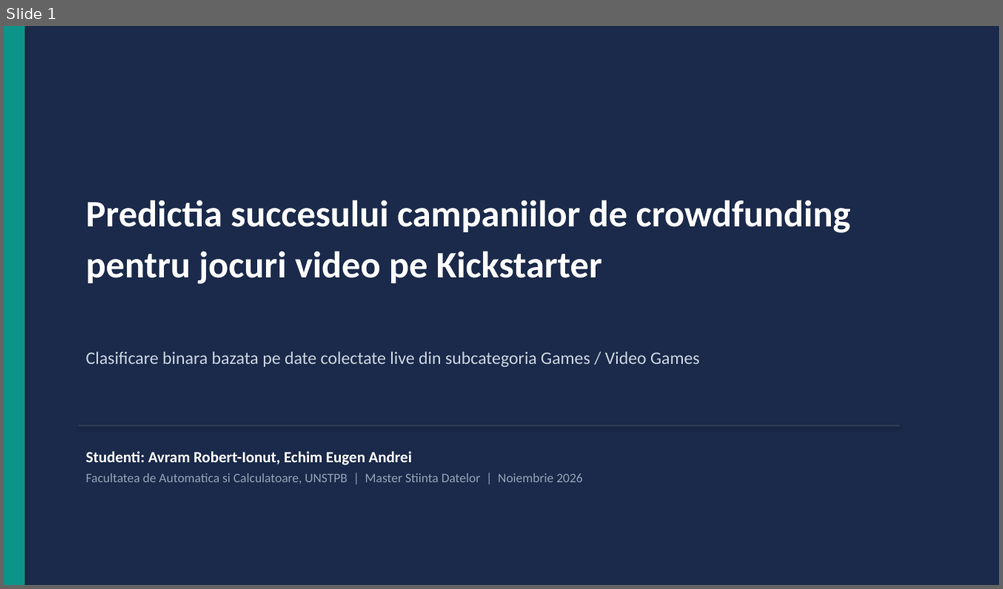
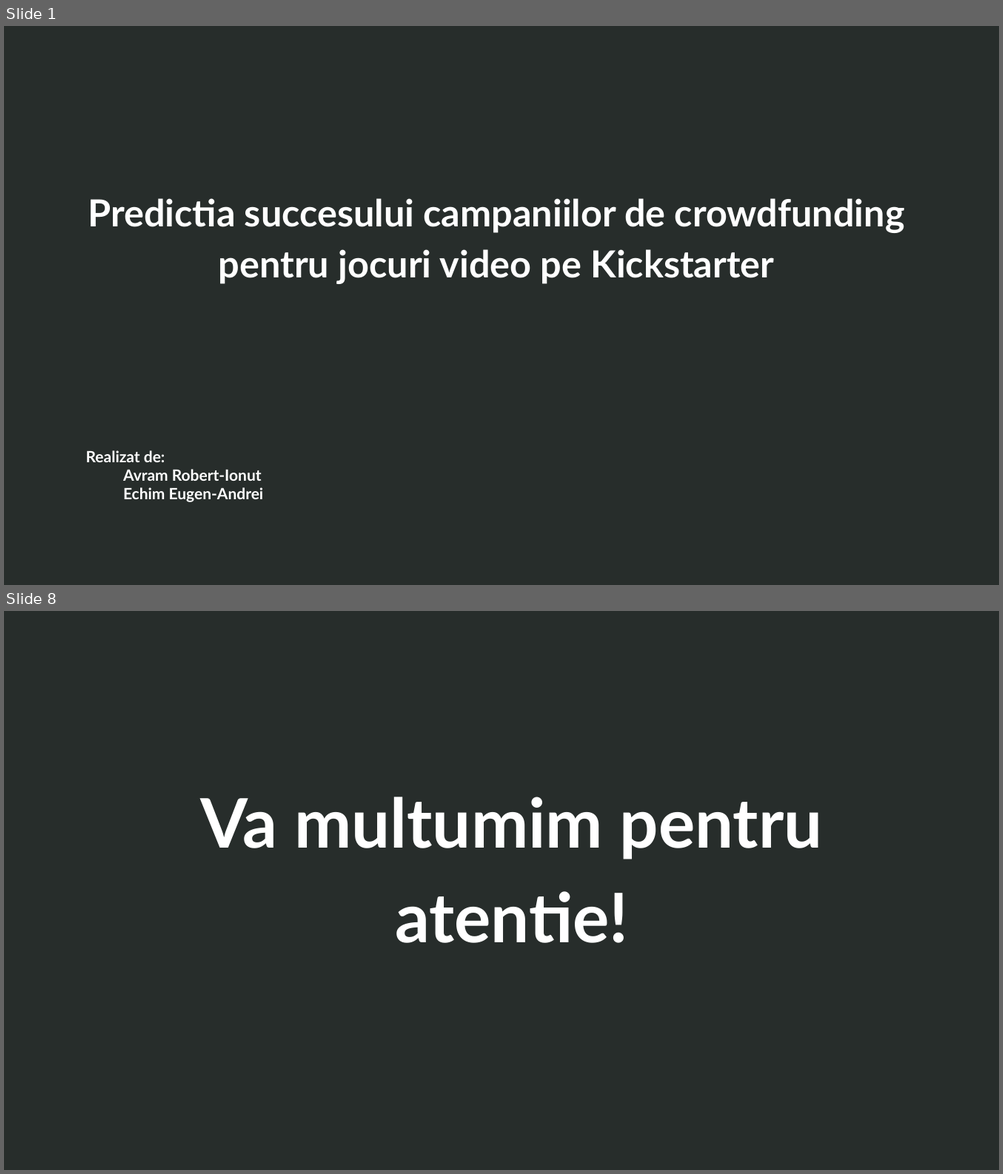
Before and after one commit to Avram-Robert/Predictia-succesului-campaniilor-de-jocuri-de-pe-Kickstarter, a slide deck: docs/IAPD_Phase1_Presentation.pptx. Shown one above the other, each under a label of ours: slide 1 before the commit, slides 1 and 8 after it; the slides between them are not shown. The pictures are 1003x589 and 1003x1174 pixels, drawn with LibreOffice and Linux fonts; fonts in the diff are those of the drawing. Boxes give left, top, right and bottom in pixels: in the first picture for what was removed or moved away, otherwise in the second. Text is boxed around its words. In the diff, an @@ line names an element or a change of style, - is before the commit and + after.

```diff
--- a/docs/IAPD_Phase1_Presentation.pptx
+++ b/docs/IAPD_Phase1_Presentation.pptx
@@ slide 8 added at <box>4,611,999,1170</box>, background #FFFFFF @@
@@ rectangle added at <box>4,611,999,1170</box>, fill #272D2B @@
@@ text added at <box>201,797,822,943</box>, 66 pt, text #FFFFFF, bold @@
+Va multumim pentru
+atentie!
@@ slide 1 changed as well @@
@@ rectangle at <box>4,26,999,585</box>: fill #1B2A4A to #272D2B; shadow off @@
@@ rectangle removed at <box>4,26,25,585</box> @@
@@ text "Predictia succesului campaniilor de crowdfunding ..." at <box>88,198,905,284</box>: font Calibri to Lato; alignment left to centre @@
@@ text removed at <box>86,352,700,367</box> @@
-Clasificare binara bazata pe date colectate live din subcategoria Games / Video Games
@@ rectangle removed at <box>79,425,899,426</box> @@
@@ text at <box>86,451,264,503</box>: text changed; size 12.5 to 15 pt; font Calibri to Lato; text colour #94A3B8 to #FFFFFF; bold on @@
-Studenti: Avram Robert-Ionut, Echim Eugen Andrei
-Facultatea de Automatica si Calculatoare, UNSTPB | Master Stiinta Datelor | Noiembrie 2026
+Realizat de:
+  Avram Robert-Ionut
+  Echim Eugen-Andrei
```
Also in this commit, not shown: 6 other slides changed, 1 slide removed.
